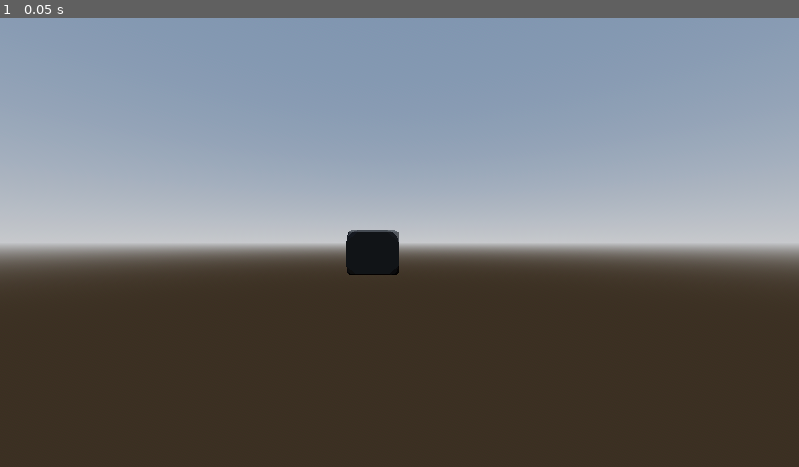
Above: before the commit, frame 1.
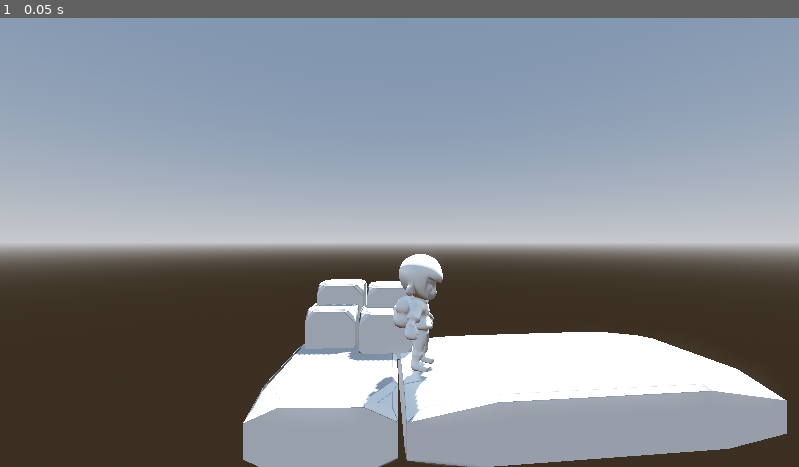
Above: after the commit, the same moment.

Repository: vitalymind/Albion-Adventure
Game: Godot game, scene res://level_test.tscn
The game is run twice, just before and just after one commit, with the same random seed, the same clock (stepped at 60 frames per second) and the same inputs. This scene is started directly instead of the project's main scene.
Inputs:
- Up to frame 1 (0.05 s): no input

The runs differ from the first frame. In frame 1, 20% of the frame differs, in the area x 30-99%, y 47-100%.

Commit message:
character setup and debugging

Diff:
--- /dev/null
+++ b/base.tscn
@@ -0,0 +1,12 @@
+[gd_scene load_steps=4 format=3 uid="uid://xmdmdrkd0wsh"]
+
+[ext_resource type="PackedScene" uid="uid://dpecjtfc5rram" path="res://assets/models/character/debug and test/base.fbx" id="1_rfo6d"]
+[ext_resource type="Texture2D" uid="uid://btvyq18b1d7gu" path="res://assets/models/character/debug and test/texture_diffuse.png" id="2_t46gt"]
+
+[sub_resource type="StandardMaterial3D" id="StandardMaterial3D_uajls"]
+albedo_texture = ExtResource("2_t46gt")
+
+[node name="base" instance=ExtResource("1_rfo6d")]
+
+[node name="model" parent="." index="0"]
+surface_material_override/0 = SubResource("StandardMaterial3D_uajls")
--- /dev/null
+++ b/character_prototype_debug.tscn
@@ -0,0 +1,94 @@
+[gd_scene load_steps=11 format=3 uid="uid://c4c2n5chw0wp1"]
+
+[ext_resource type="PackedScene" uid="uid://jsbixxx02eoj" path="res://assets/models/character/model/main_character_prototype.glb" id="1_dair2"]
+[ext_resource type="Texture2D" uid="uid://btvyq18b1d7gu" path="res://assets/models/character/debug and test/texture_diffuse.png" id="2_s7a3i"]
+[ext_resource type="Texture2D" uid="uid://bosmqeu1jlehl" path="res://assets/textures/Sword_texture.png" id="3_6fd5g"]
+[ext_resource type="ArrayMesh" uid="uid://cjiuw7bq3fm77" path="res://assets/models/sword.obj" id="4_t0b5n"]
+
+[sub_resource type="StandardMaterial3D" id="StandardMaterial3D_2rw6a"]
+albedo_texture = ExtResource("2_s7a3i")
+
+[sub_resource type="StandardMaterial3D" id="StandardMaterial3D_spn86"]
+
+[sub_resource type="StandardMaterial3D" id="StandardMaterial3D_4hypu"]
+albedo_texture = ExtResource("3_6fd5g")
+
+[sub_resource type="StandardMaterial3D" id="StandardMaterial3D_a8a61"]
+
+[sub_resource type="StandardMaterial3D" id="StandardMaterial3D_taqes"]
+albedo_texture = ExtResource("3_6fd5g")
+
+[sub_resource type="StandardMaterial3D" id="StandardMaterial3D_61i86"]
+
+[node name="main_character_prototype" instance=ExtResource("1_dair2")]
+
+[node name="Skeleton3D" parent="Armature" index="0"]
+bones/0/position = Vector3(-0.386557, 0.0255094, -55.6484)
+bones/0/rotation = Quaternion(-0.574876, -0.299785, 0.344183, 0.679105)
+bones/1/rotation = Quaternion(0.012889, 0.0330009, -0.0248843, 0.999062)
+bones/2/rotation = Quaternion(0.0108003, 0.0100387, 0.0215504, 0.999659)
+bones/3/rotation = Quaternion(0.00192979, 0.0103238, 0.0102849, 0.999892)
+bones/4/rotation = Quaternion(0.0335151, 0.0857398, -0.0106727, 0.995696)
+bones/5/rotation = Quaternion(-0.0405753, 0.20344, -0.0491981, 0.977008)
+bones/7/rotation = Quaternion(-0.625609, -0.347775, 0.54134, -0.441154)
+bones/8/position = Vector3(3.73429e-07, 13.2415, 4.94093e-06)
+bones/8/rotation = Quaternion(0.25591, 0.0815433, 0.103995, 0.957625)
+bones/9/position = Vector3(-2.78265e-07, 16.2621, -7.96889e-07)
+bones/9/rotation = Quaternion(0.173252, -0.205093, 0.701369, 0.660305)
+bones/10/position = Vector3(-5.97528e-06, 16.2364, 1.55632e-07)
+bones/10/rotation = Quaternion(0.0284014, 0.00693582, 0.00377162, 0.999565)
+bones/11/rotation = Quaternion(0.494327, 0.429544, 0.424729, 0.625091)
+bones/12/position = Vector3(-1.78831e-07, 4.21157, -1.65701e-05)
+bones/12/rotation = Quaternion(0.356399, 0.188382, 0.263913, 0.876266)
+bones/13/rotation = Quaternion(0.122682, 0.353128, 0.603638, 0.704181)
+bones/14/position = Vector3(-0.239295, 1.76438, -0.755908)
+bones/15/rotation = Quaternion(0.41443, -0.447012, 0.707868, 0.356863)
+bones/16/position = Vector3(1.58178e-06, 13.2415, -5.30401e-06)
+bones/16/rotation = Quaternion(0.29382, 0.097227, 0.0627228, 0.948832)
+bones/17/position = Vector3(-1.5254e-06, 16.4437, 3.44382e-06)
+bones/17/rotation = Quaternion(0.272464, 0.0231876, -0.541124, 0.795242)
+bones/18/position = Vector3(6.74734e-06, 16.2098, -8.94622e-07)
+bones/18/rotation = Quaternion(0.173178, 0.00381676, -0.185961, 0.967168)
+bones/19/position = Vector3(-2.81769e-06, 13.8218, -1.93343e-06)
+bones/19/rotation = Quaternion(0.459615, 0.00563523, 0.223449, 0.859531)
+bones/20/position = Vector3(8.86757e-12, 3.60902, -3.60608e-06)
+bones/20/rotation = Quaternion(0.503966, -0.0120415, 0.163414, 0.848039)
+bones/21/position = Vector3(-0.192943, 4.08618, 0.140943)
+bones/21/rotation = Quaternion(0.645688, 0.110946, 0.112801, 0.74703)
+bones/22/position = Vector3(-0.360725, 1.30201, -0.66769)
+bones/23/rotation = Quaternion(0.363907, 0.453997, 0.78349, -0.218178)
+bones/24/rotation = Quaternion(-0.45138, 0.139348, -0.0229441, 0.881086)
+bones/25/rotation = Quaternion(0.41165, 0.0304331, -0.041697, 0.909879)
+bones/26/rotation = Quaternion(0.392104, -0.0300143, 0.0106857, 0.919369)
+bones/27/position = Vector3(-2.71947e-06, 7.02613, -1.1919e-07)
+bones/28/rotation = Quaternion(-0.245752, 0.206857, 0.904311, 0.281137)
+bones/29/rotation = Quaternion(-0.405939, -0.0233192, -0.0317148, 0.913052)
+bones/30/rotation = Quaternion(0.536383, 0.0534512, 0.211477, 0.8153)
+bones/31/rotation = Quaternion(0.379193, 0.0581978, -0.027053, 0.923089)
+
+[node name="model" parent="Armature/Skeleton3D" index="0"]
+material_override = SubResource("StandardMaterial3D_2rw6a")
+surface_material_override/0 = SubResource("StandardMaterial3D_spn86")
+
+[node name="BoneAttachment3D" type="BoneAttachment3D" parent="Armature/Skeleton3D" index="1"]
+transform = Transform3D(-0.0529032, -0.769695, 0.636216, 0.145108, 0.624421, 0.767491, -0.988001, 0.132923, 0.0786551, -27.8171, -18.5353, -71.5028)
+bone_name = "mixamorig_RightHand"
+bone_idx = 18
+
+[node name="MeshInstance3D" type="MeshInstance3D" parent="Armature/Skeleton3D/BoneAttachment3D" index="0"]
+transform = Transform3D(-3.35491, 4.85175, -1.09778, 3.73344, 3.33091, 3.31157, 3.28725, 1.16858, -4.88143, 7.64028, 8.83095, 5.99974)
+material_override = SubResource("StandardMaterial3D_4hypu")
+mesh = ExtResource("4_t0b5n")
+surface_material_override/0 = SubResource("StandardMaterial3D_a8a61")
+
+[node name="Armature_002" parent="." index="2"]
+visible = false
+
+[node name="Sword" parent="Armature_002" index="0"]
+visible = false
+material_override = SubResource("StandardMaterial3D_taqes")
+mesh = ExtResource("4_t0b5n")
+surface_material_override/0 = SubResource("StandardMaterial3D_61i86")
+
+[node name="Skeleton3D" parent="Armature_002" index="1"]
+visible = false
--- a/level_test.tscn
+++ b/level_test.tscn
@@ -1,6 +1,8 @@
-[gd_scene load_steps=5 format=3 uid="uid://dcex0swdc6iii"]
+[gd_scene load_steps=8 format=3 uid="uid://dl2mbsv61y0gf"]
 
+[ext_resource type="PackedScene" uid="uid://jsbixxx02eoj" path="res://assets/models/character/model/main_character_prototype.glb" id="1_1ghg4"]
 [ext_resource type="ArrayMesh" uid="uid://rjcjqoiyc0rr" path="res://assets/models/rock.obj" id="1_hpkjh"]
+[ext_resource type="Texture2D" uid="uid://c1hga3i46xiu8" path="res://assets/models/rock_diffuse.png" id="2_fyfme"]
 
 [sub_resource type="ProceduralSkyMaterial" id="ProceduralSkyMaterial_kx31x"]
 sky_horizon_color = Color(0.64625, 0.65575, 0.67075, 1)
@@ -15,6 +17,9 @@
 tonemap_mode = 2
 glow_enabled = true
 
+[sub_resource type="StandardMaterial3D" id="StandardMaterial3D_ajovp"]
+albedo_texture = ExtResource("2_fyfme")
+
 [node name="Node3D" type="Node3D"]
 
 [node name="WorldEnvironment" type="WorldEnvironment" parent="."]
@@ -27,6 +32,39 @@
 [node name="Camera3D" type="Camera3D" parent="."]
 transform = Transform3D(0.999918, 0, -0.0127755, 0, 1, 0, 0.0127755, 0, 0.999918, 0, 0, 5.13483)
 
+[node name="main_character_prototype" parent="." instance=ExtResource("1_1ghg4")]
+transform = Transform3D(1.08233, 0, 2.79796, 0, 3, 0, -2.79796, 0, 1.08233, 1.13697, -3.43105, -9.903)
+
+[node name="Rock2" type="MeshInstance3D" parent="."]
+transform = Transform3D(1, 0, 0, 0, 1.05865, 0, 0, 0, 1, 2.41394, -5.75432, -14.4259)
+mesh = ExtResource("1_hpkjh")
+skeleton = NodePath("../Rock")
+surface_material_override/0 = SubResource("StandardMaterial3D_ajovp")
+
+[node name="Rock2" type="MeshInstance3D" parent="Rock2"]
+transform = Transform3D(1, 0, 0, 0, 1.05865, 0, 0, 0, 1, -3.5433, -0.117523, -0.892776)
+mesh = ExtResource("1_hpkjh")
+skeleton = NodePath("../Rock")
+surface_material_override/0 = SubResource("StandardMaterial3D_ajovp")
+
+[node name="Rock3" type="MeshInstance3D" parent="Rock2"]
+transform = Transform3D(1, 0, 0, 0, 1.05865, 0, 0, 0, 1, -3.86192, -1.46194, 0.742023)
+mesh = ExtResource("1_hpkjh")
+skeleton = NodePath("../Rock")
+surface_material_override/0 = SubResource("StandardMaterial3D_ajovp")
+
+[node name="Rock3" type="MeshInstance3D" parent="."]
+transform = Transform3D(1, 0, 0, 0, 1.05865, 0, 0, 0, 1, 2.09531, -7.09873, -12.7911)
+mesh = ExtResource("1_hpkjh")
+skeleton = NodePath("../Rock")
+surface_material_override/0 = SubResource("StandardMaterial3D_ajovp")
+
 [node name="Rock" type="MeshInstance3D" parent="."]
-transform = Transform3D(1, 0, 0, 0, 1, 0, 0, 0, 1, 1.30605, -1.92542, -12.9639)
+transform = Transform3D(2.00324, 0, 0, 0, 1.02891, 0, 0, 0, 3.25439, 2.36067, -9.51063, -7.49745)
 mesh = ExtResource("1_hpkjh")
+surface_material_override/0 = SubResource("StandardMaterial3D_ajovp")
+
+[node name="Rock" type="MeshInstance3D" parent="Rock"]
+transform = Transform3D(0.0427199, 0, -3.19158, 0, 1.02891, 0, 0.84185, 0, 0.161958, -0.487998, 0.0347795, 1.12582)
+mesh = ExtResource("1_hpkjh")
+surface_material_override/0 = SubResource("StandardMaterial3D_ajovp")
--- /dev/null
+++ b/testScene.tscn
@@ -0,0 +1,17 @@
+[gd_scene load_steps=2 format=3 uid="uid://r13oogcn461p"]
+
+[sub_resource type="BoxShape3D" id="BoxShape3D_vpyjh"]
+
+[node name="Node3D" type="Node3D"]
+
+[node name="Camera3D" type="Camera3D" parent="."]
+transform = Transform3D(-4.37114e-08, 0.421036, -0.907044, 0, 0.907044, 0.421036, 1, 1.84041e-08, -3.96482e-08, -9.852, 6.35, -5.559)
+
+[node name="StaticBody3D" type="StaticBody3D" parent="."]
+
+[node name="CollisionShape3D" type="CollisionShape3D" parent="StaticBody3D"]
+transform = Transform3D(4.6549, 0, 0, 0, 0.403923, 0, 0, 0, 1, 0, 0, 0)
+shape = SubResource("BoxShape3D_vpyjh")
+
+[node name="DirectionalLight3D" type="DirectionalLight3D" parent="."]
+transform = Transform3D(0.188993, -0.597532, -0.0992312, 0.273238, 0.239229, 0.294395, 0.15039, 0.316261, -0.410173, 0.014513, 0.240425, 3.44019)
Binary file added: assets/models/character/debug and test/Sword.fbx
Not shown, changed: assets/models/character/debug and test/Sword.fbx.import
Binary file removed: assets/models/character/model/Sword And Shield Slash.fbx
Binary file added: assets/models/character/model/main_character_prototype.glb
Not shown, added: assets/models/character/model/main_character_prototype.glb.import
Binary file added: assets/models/character/model/main_character_prototype_Sword_texture.png
Not shown, added: assets/models/character/model/main_character_prototype_Sword_texture.png.import
Binary file added: assets/models/rock_diffuse.png
Not shown, added: assets/models/rock_diffuse.png.import
Not shown, added: assets/models/sword.mtl
Not shown, added: assets/models/sword.obj
Not shown, added: assets/models/sword.obj.import
(and 2 more such lines)
